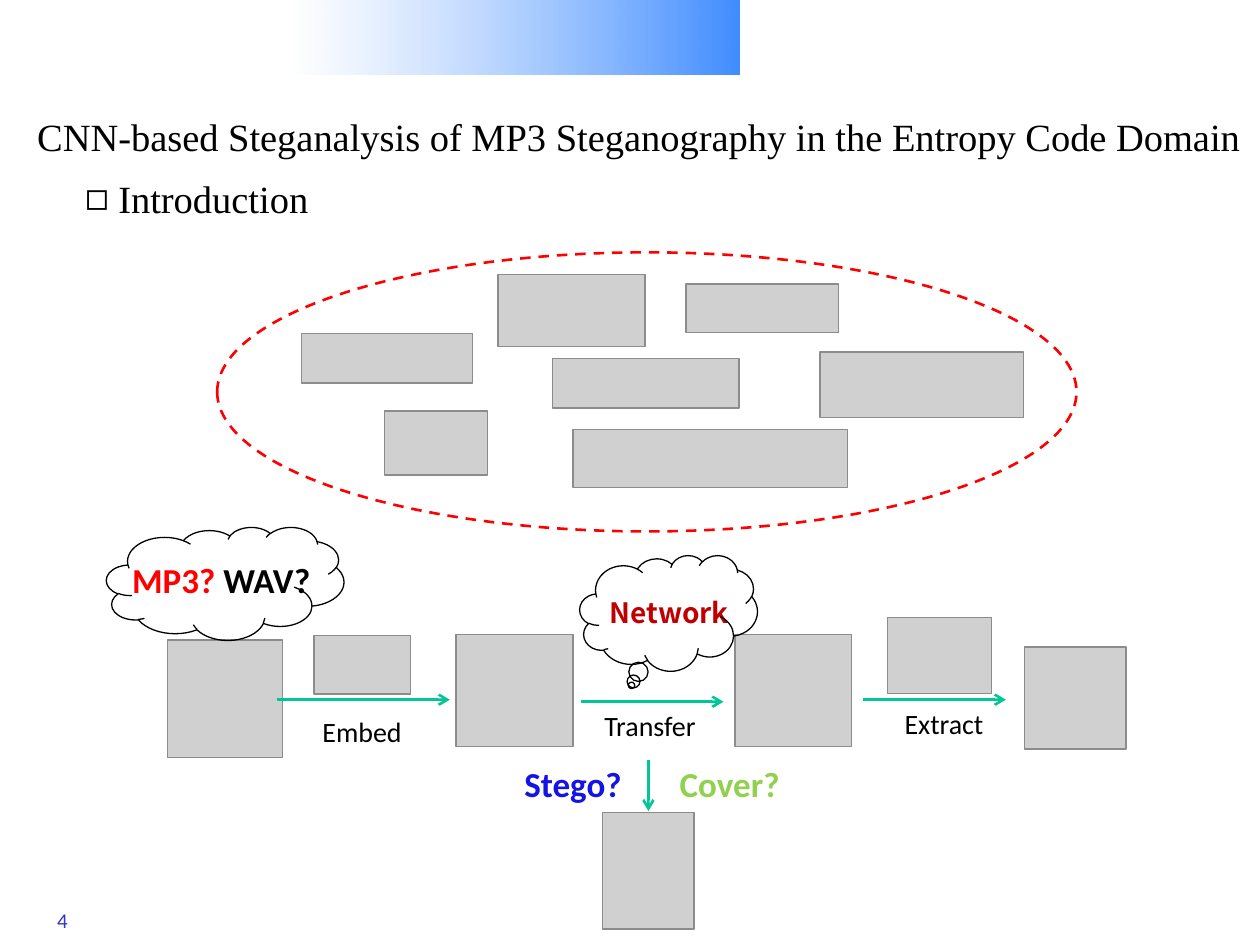
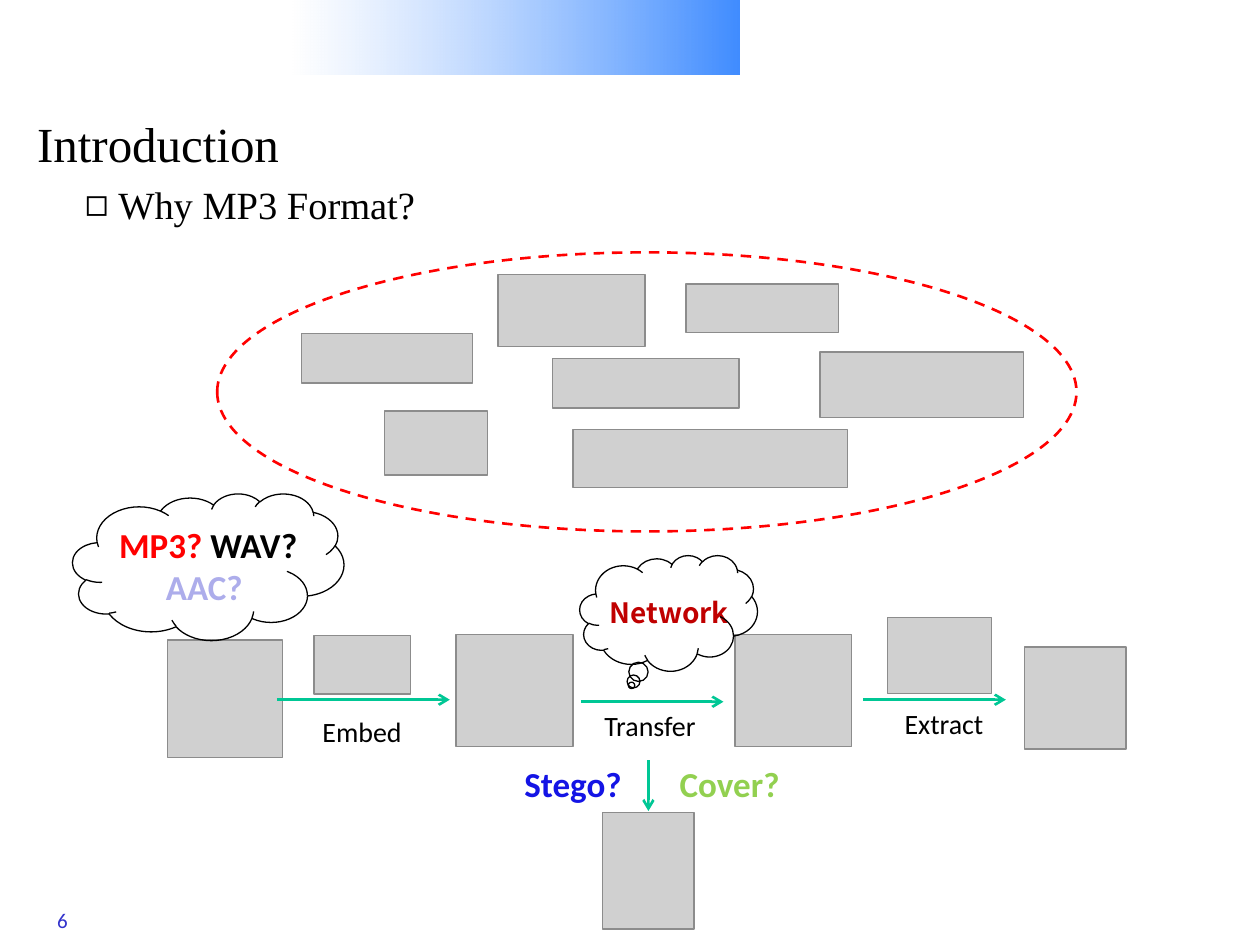
Before and after one commit to Charleswyt/tf_audio_steganalysis, a slide deck: slide 6 of CNN-based Steganalysis of MP3 Steganography in the Entropy Code Domain.pptx (slide 4 before the commit). Drawn at 1260x945 pixels with LibreOffice and Linux fonts; fonts in the diff are those of the drawing; grey boxes stand for pictures; background and template pictures are left out. Boxes give left, top, right and bottom in pixels: in the first picture for what was removed or moved away, otherwise in the second. Text is boxed around its words. In the diff, an @@ line names an element or a change of style, - is before the commit and + after.

```diff
--- a/CNN-based Steganalysis of MP3 Steganography in the Entropy Code Domain.pptx
+++ b/CNN-based Steganalysis of MP3 Steganography in the Entropy Code Domain.pptx
@@ title "Introduction": place and size @@
-title "Introduction" at [118,186,308,214]
+title "Introduction" at [37,128,279,163]
@@ title "Introduction" at [37,128,279,163]: size 22 to 28 pt; bullet ◻ to none @@
@@ title removed at [37,124,1240,160] @@
-CNN-based Steganalysis of MP3 Steganography in the Entropy Code Domain
@@ text added at [118,192,415,227], 22 pt, text #000000 @@
+◻ Why MP3 Format?
@@ cloud: place and size @@
-cloud at [106,527,343,640]
+cloud at [73,494,344,640]
@@ text "MP3? WAV?": place and size @@
-text "MP3? WAV?" at [132,569,310,600]
+text "MP3? WAV?" at [119,534,297,600]
@@ text at [166,576,243,600]: paragraph added @@
+AAC?
@@ page number at [57,914,68,928]: text changed @@
-4
+6
```
Also in this commit, not shown: 29 other slides changed, 4 slides added, 2 slides removed.
